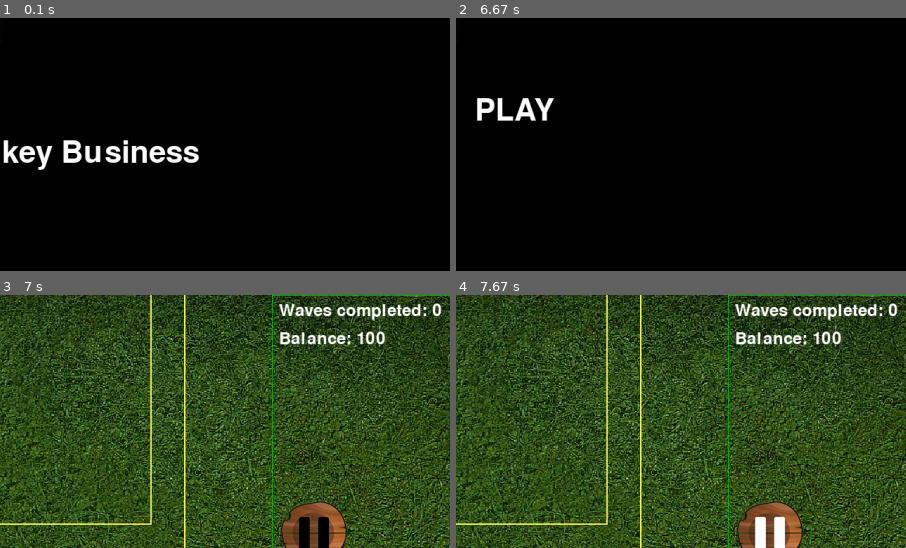
Above: before the commit, frames 1-4 (two rows, left to right).
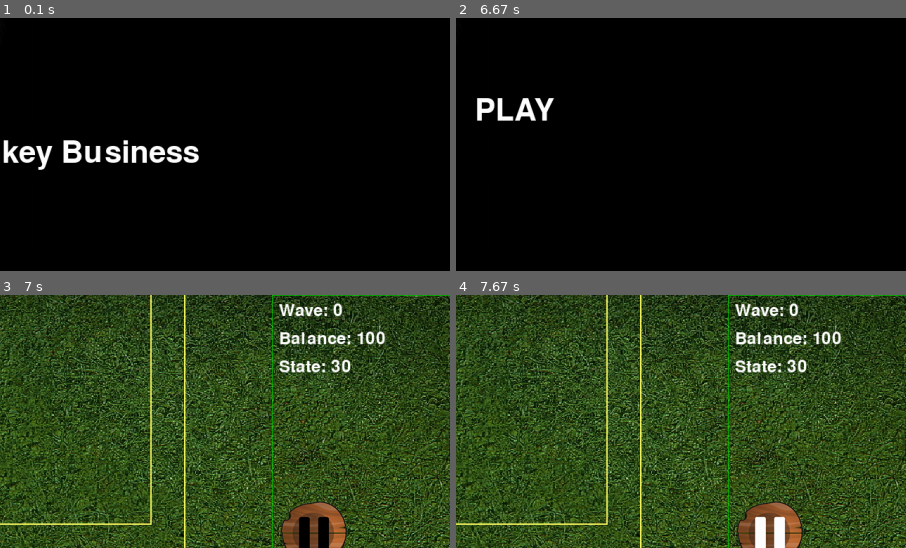
Above: after the commit, the same moments.

Repository: AyoubErrajraji/MonkeyBusiness
Game: pygame game, started from main.py
The game is run twice, just before and just after one commit, with the same random seed, the same clock (stepped at 60 frames per second) and the same inputs.
Inputs (mouse positions are % of the whole screen's width and height, from its top left):
- Up to frame 1 (0.1 s): no input
- Up to frame 2 (6.67 s): hold Right 0.83-1.47 s; move the mouse to (69, 14) at 0.87 s; hold Down 1.5-1.97 s; move the mouse to (77, 49) at 1.53 s; tap Enter at 2, 5.07 s; hold Down 4.73-5.03 s
- Up to frame 3 (7 s): no input
- Up to frame 4 (7.67 s): move the mouse to (64, 19) at 7.3 s; press the mouse at (64, 19) at 7.33 s; move the mouse to (73, 18) at 7.43 s; release the mouse at (83, 17) at 7.57 s
The pictures show only the part of the screen within x 43-93%, y 1-51%; the shares and areas given below are measured in that part.

Frames 1-2 are identical in both runs. In frame 3, 1.3% of the frame differs, in the area x 62-99%, y 3-31%; in frame 4, 1.3%.

Commit message:
Implemented Button Functions + Debugging prints
PauseButton, PlayButton, StartButton, PauseOverlay, Every important step is now printed for debugging reasons

Diff:
--- a/bananattack_lib/bananattack.py
+++ b/bananattack_lib/bananattack.py
@@ -3,6 +3,7 @@
 @author: lexdewilligen
 '''
 import pygame
+import time
 from bananattack_lib import config
 from bananattack_lib import game
 from bananattack_lib import button
@@ -13,17 +14,20 @@
         game.Game.__init__(self, name, screen_width, screen_height, screen)
 
         # set state to playing
-        self.state = config.TD_PLAYING
+        self.state = config.BA_CLEAR
 
-        # set waves completed to 0
-        self.waves_comp = 0
+        # set waves
+        self.waves_comp = 0     # number of waves that have ended (are completed)
+        self.wave = 0           # the next wave to start or which is currently running
+        self.waves = 10         # number of waves that exist
 
         ### Button setup ###
-        self.buttons = [button.startWave(),button.pauseGame()]
+        self.buttons = []
 
         ### setup font ###
         self.font = pygame.font.Font(config.FONT, config.FONT_SIZE)
         self.font_color = config.FONT_COLOR
+        self.big_font = pygame.font.Font(config.FONT, config.FONT_BIG_SIZE)
 
         ### setup location for wave number ###
         self.wave_x = config.WAVE_X
@@ -34,20 +38,110 @@
         self.money_x = config.MONEY_X
         self.money_y = config.MONEY_Y
 
+        ### setup location for state ###
+        self.state_x = config.STATE_X
+        self.state_y = config.STATE_Y
+
     # waves can be started while breaktime (TD_CLEAR) and there is a next wave available
     def can_start_wave(self):
-        return self.state == config.TD_CLEAR and self.wave+1 <= len(self.waves)-1
+        if self.waves_comp < self.waves and self.state ==  config.BA_CLEAR:
+            return True
+        else:
+            return False
 
     # creates and places all of the enemys
     def begin_wave(self):
-        if not self.can_start_wave():
-            return
+        # mark next waves as started
         self.wave += 1
+        print("Wave number: ", self.wave)
 
         # create and place the enemys
         ### CODE TO WRITE ###
+        n = 5
+        while n > 0:
+            if self.state != config.BA_PLAYING:
+                break
+            print(n)
+            time.sleep(1)
+            n -= 1
 
-        self.state = config.TD_PLAYING
+        # if done -> set state to BA_CLEAR
+        print("Wave Completed!")
+        self.waves_comp += 1
+        self.state = config.BA_CLEAR
+        print("State updated to: %d by %s from %s" % (config.BA_CLEAR, button, " the bottom of the begin_wave function"))
+
+    # check whether the next wave is running
+    def wave_started(self):
+        if self.waves_comp < self.wave:
+            return True
+        else:
+            return False
+
+    # paints all of the objects of the game
+    def paint(self, surface):
+        # fill the screen with the background color
+        surface.fill(config.BG_COLOR)
+        surface.blit(pygame.transform.scale(pygame.image.load('data/bananattack/background.jpeg').convert(), (config.SCREEN_WIDTH, config.SCREEN_HEIGHT)), (0, 0))
+
+        # if the game is being played
+        # draw the world, enemys, towers,
+        # and menus
+        if self.state == config.BA_PLAYING or self.state == config.BA_PAUSE or self.state == config.BA_CLEAR:
+            ### Draw Right Info Box ###
+            self.rightInfoBox()
+
+            ### show wave number ###
+            wave = "Wave: %d " % (self.wave)
+            temp_surface = self.font.render(wave, 1, self.font_color)
+            surface.blit(temp_surface, (self.wave_x, self.wave_y))
+
+            ### show balance ###
+            money = "Balance: %d" % (self.money)
+            temp_surface = self.font.render(money, 1, self.font_color)
+            surface.blit(temp_surface, (self.money_x, self.money_y))
+
+            ### show state ###
+            state = "State: %d" % (self.state)
+            temp_surface = self.font.render(state, 1, self.font_color)
+            surface.blit(temp_surface, (self.state_x, self.state_y))
+
+            ### Draw path ###
+            self.drawPath()
+
+            ### Pause Overlay ###
+            if self.state == config.BA_PAUSE:
+                self.pauseOverlay()
+
+            ### Draw buttons ###
+            for button in self.buttons:
+                button.paint(surface)
+                if button.get_state() != self.state and button.get_state() != 0:
+                    self.state = button.get_state()
+
+                    print("State updated to: %d by %s from %s" % (button.get_state(),button," the bottom of the paint function"))
+
+                    # if button has changed state, stop performing other buttons
+                    break
+
+    def game_logic(self):
+
+        ### Push correct buttons ###
+        # State 10
+        if self.state == config.BA_PAUSE:
+            self.buttons = [button.playGame(self.state, self.wave_started())]
+
+        # State 20
+        if self.state == config.BA_PLAYING:
+            self.buttons = [button.pauseGame(self.state)]
+
+            # Start wave if it isn't started yet
+            if not self.wave_started():
+                self.begin_wave()
+
+        # State 30
+        if self.state == config.BA_CLEAR:
+            self.buttons = [button.pauseGame(self.state), button.startWave(self.state, self.can_start_wave())]
 
     def drawPath(self):
         # line 1
@@ -81,32 +175,13 @@
     def rightInfoBox(self):
         pygame.draw.rect(self.screen, config.INFO_BOX_BG_COLOR, (940,10,320,500), 1)
 
-    # paints all of the objects of the game
-    def paint(self, surface):
-        # fill the screen with the background color
-        surface.fill(config.BG_COLOR)
-        surface.blit(pygame.transform.scale(pygame.image.load('data/bananattack/background.jpeg').convert(), (config.SCREEN_WIDTH, config.SCREEN_HEIGHT)), (0, 0))
+    def pauseOverlay(self):
+        # overlay
+        s = pygame.Surface((config.SCREEN_WIDTH, config.SCREEN_HEIGHT), pygame.SRCALPHA)  # per-pixel alpha
+        s.fill((0, 0, 0, 150))  # notice the alpha value in the color
+        self.screen.blit(s, (0, 0))
 
-        # if the game is being played
-        # draw the world, enemys, towers,
-        # and menus
-        if self.state == config.TD_PLAYING:
-            ### Draw Right Info Box ###
-            self.rightInfoBox()
-
-            ### show wave number ###
-            wave = "Waves completed: %d" % (self.waves_comp)
-            temp_surface = self.font.render(wave, 1, self.font_color)
-            surface.blit(temp_surface, (self.wave_x, self.wave_y))
-
-            ### show balance ###
-            money = "Balance: %d" % (self.money)
-            temp_surface = self.font.render(money, 1, self.font_color)
-            surface.blit(temp_surface, (self.money_x, self.money_y))
-
-            ### Draw path ###
-            self.drawPath()
-
-            ### Draw buttons ###
-            for button in self.buttons:
-                button.paint(surface)
+        # pause text #
+        text = "Game Paused!"
+        temp_surface = self.big_font.render(text, 1, self.font_color)
+        self.screen.blit(temp_surface, (450, 280))
--- a/bananattack_lib/button.py
+++ b/bananattack_lib/button.py
@@ -26,6 +26,9 @@
 
         # object to be sent on click
         self.item = None
+
+        # set default state
+        self.state = 0
 
     def paint(self, surface):
         # get mouse positions
@@ -61,19 +64,39 @@
     def set_item(self, item):
         self.item = item
 
+    def get_state(self):
+        return self.state
+
 # Available Buttons
 class startWave(Button):
-    def __init__(self):
+    def __init__(self, state, canStartWave):
         Button.__init__(self, (config.BUTTON_STARTWAVE_X,config.BUTTON_STARTWAVE_Y), config.BUTTON_STARTWAVE_WIDTH, config.BUTTON_STARTWAVE_HEIGHT, config.BUTTON_STARTWAVE_IMG, config.BUTTON_STARTWAVE_HOVER_IMG)
         self.item = None
+        self.state = state
+        self.canStartWave = canStartWave
 
     def task(self):
-        print("Wave Started")
+        if self.canStartWave:
+            self.state = config.BA_PLAYING
 
 class pauseGame(Button):
-    def __init__(self):
+    def __init__(self, state):
         Button.__init__(self, (config.BUTTON_PAUSEGAME_X,config.BUTTON_PAUSEGAME_Y), config.BUTTON_PAUSEGAME_WIDTH, config.BUTTON_PAUSEGAME_HEIGHT, config.BUTTON_PAUSEGAME_IMG, config.BUTTON_PAUSEGAME_HOVER_IMG)
         self.item = None
+        self.state = state
 
     def task(self):
-        print("Game Paused")
+        self.state = config.BA_PAUSE
+
+class playGame(Button):
+    def __init__(self, state, running = False):
+        Button.__init__(self, (config.BUTTON_PLAYGAME_X,config.BUTTON_PLAYGAME_Y), config.BUTTON_PLAYGAME_WIDTH, config.BUTTON_PLAYGAME_HEIGHT, config.BUTTON_PLAYGAME_IMG, config.BUTTON_PLAYGAME_HOVER_IMG)
+        self.item = None
+        self.state = state
+        self.running = running
+
+    def task(self):
+        if self.running:
+            self.state = config.BA_PLAYING
+        else:
+            self.state = config.BA_CLEAR
--- a/bananattack_lib/config.py
+++ b/bananattack_lib/config.py
@@ -21,6 +21,7 @@
 O_COLOR = (27, 143, 30)
 FONT = "data/bananattack/FEASFBRG.ttf"
 FONT_SIZE = 36
+FONT_BIG_SIZE = 72
 FONT_COLOR = (255, 255, 255)
 SELECTED_O_COLOR = (225, 225, 55)
 SELECTED_O_WIDTH = 2
@@ -29,11 +30,11 @@
 INFO_BOX_BG_COLOR = (0, 200, 0)
 
 # States #
-TD_PAUSE = 10
-TD_PLAYING = 20 # wave in progress
-TD_CLEAR = 30 # in between waves
-TD_FAILURE = 40
-TD_SUCCESS = 50
+BA_PAUSE = 10 # game is paused
+BA_PLAYING = 20 # wave in progress
+BA_CLEAR = 30 # in between waves
+BA_FAILURE = 40
+BA_SUCCESS = 50
 
 # Display #
 DISPLAY_FONT = "data/bananattack/FEASFBRG.ttf"
@@ -64,6 +65,10 @@
 MONEY_X = 950
 MONEY_Y = 60
 
+# State #
+STATE_X = 950
+STATE_Y = 100
+
 # StartWave Button
 BUTTON_STARTWAVE_IMG = "data/bananattack/buttons/startWave.png"
 BUTTON_STARTWAVE_HOVER_IMG = "data/bananattack/buttons/startWaveHover.png"
@@ -79,6 +84,13 @@
 BUTTON_PAUSEGAME_X = 950
 BUTTON_PAUSEGAME_Y = 300
 
+BUTTON_PLAYGAME_IMG = "data/bananattack/buttons/playGame.png"
+BUTTON_PLAYGAME_HOVER_IMG = "data/bananattack/buttons/playGameHover.png"
+BUTTON_PLAYGAME_WIDTH = 100
+BUTTON_PLAYGAME_HEIGHT = 100
+BUTTON_PLAYGAME_X = 950
+BUTTON_PLAYGAME_Y = 300
+
 # Kind of draw
 KIND_BUTTON = 36
 
--- a/bananattack_lib/game.py
+++ b/bananattack_lib/game.py
@@ -77,6 +77,9 @@
                     self.screen.blit(pygame.transform.scale(pygame.image.load('data/bananattack/background.jpeg').convert(),(e.w, e.h)),(0, 0))
 
             if self.on:
+                # Keep running bananattack.py game logic
+                self.game_logic()
+
                 if self.quit == True:
                     pygame.quit()
                     return
